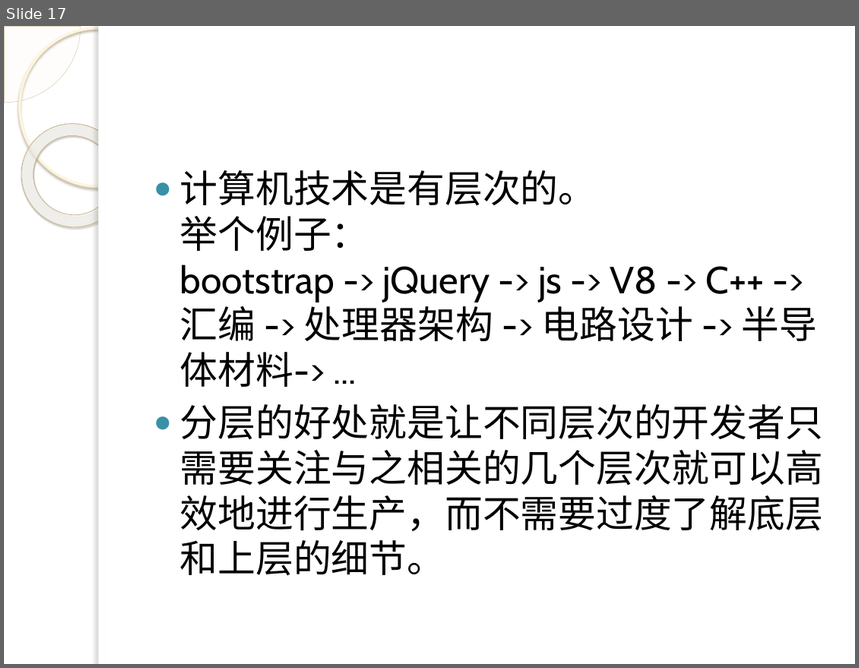
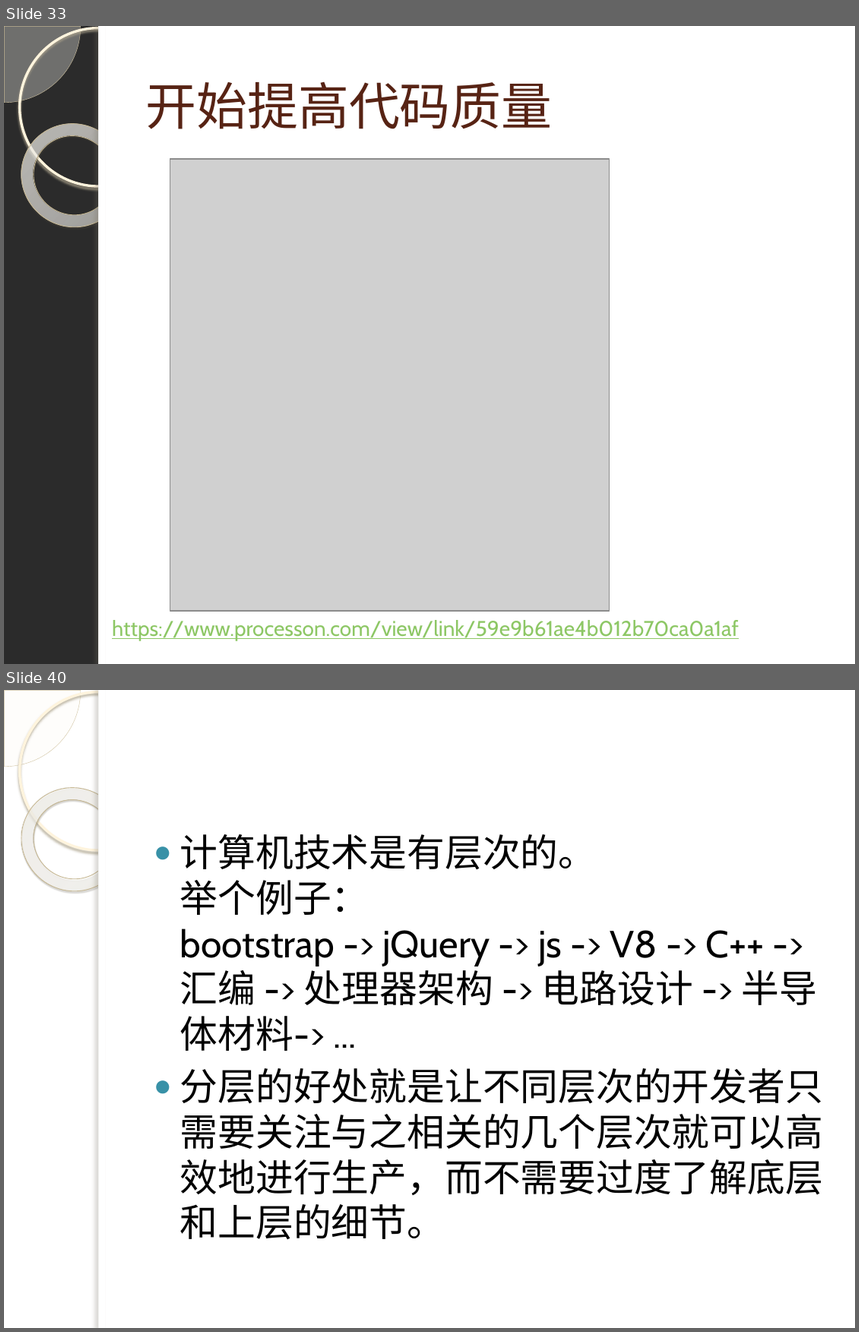
Before and after one commit to q315506754/algorithem, a slide deck: ps/js/演示文稿.pptx. Shown one above the other, each under a label of ours: slide 17 before the commit, slides 33 and 40 after it; the slides between them are not shown. The pictures are 859x668 and 859x1332 pixels, drawn with LibreOffice and Linux fonts; fonts in the diff are those of the drawing; grey boxes stand for pictures; background and template pictures are left out; a plain dark background stands for a picture behind light text. Boxes give left, top, right and bottom in pixels: in the first picture for what was removed or moved away, otherwise in the second. Text is boxed around its words. In the diff, an @@ line names an element or a change of style, - is before the commit and + after.

```diff
--- a/ps/js/演示文稿.pptx
+++ b/ps/js/演示文稿.pptx
@@ slide 33 added at bbox=[4, 26, 855, 664], background picture (left out); not listed: 5 template elements that a slide beside it also shows @@
@@ title added at bbox=[146, 81, 553, 129], 43 pt, text #572314 @@
+开始提高代码质量
@@ picture added at bbox=[170, 159, 609, 610] @@
@@ text added at bbox=[112, 620, 739, 641], 18 pt, text #8DC765, underline @@
+https://www.processon.com/view/link/59e9b61ae4b012b70ca0a1af
@@ what was slide 17 is now slide 40 @@
```
Also in this commit, not shown: 2 slides changed, 22 other slides added, 9 other files.
